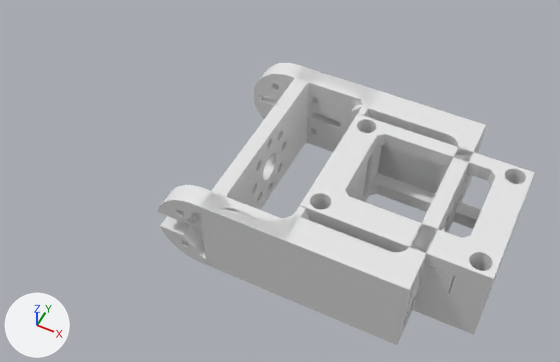
The Blender file public/mesh/Parts.blend: old version first, new version second.
The view is the same before and after, from a camera (50 mm lens) standing at (89.0, -160.3, 194.9) and looking at (10.2, -2.7, -2.1). The axes (+X, +Y, +Z) are drawn at lower left. The lights are the same throughout.

Script lines for the objects in view, before the commit:
```python
me_edmo1_1_arm_001 = bpy.data.meshes.new('EDMO1-1_Arm.001')
me_edmo1_1_arm_001.from_pydata(...)  # 4110 vertices, 8324 faces; spans x -36.5..36.5, y -67.0..17.0, z -15.0..15.0
me_edmo1_1_body_001 = bpy.data.meshes.new('EDMO1-1_Body.001')
me_edmo1_1_body_001.from_pydata(...)  # 3573 vertices, 7222 faces; spans x 0.0..86.8, y -36.5..36.5, z -15.0..15.0
ob_edmo1_1_arm = bpy.data.objects.new('EDMO1-1_Arm', me_edmo1_1_arm_001)
ob_edmo1_1_arm.location = (0.0, 0.0, 0.0)
ob_edmo1_1_arm.rotation_euler = (0.0, 0.0, 1.571)  # degrees (0, 0, 90)
ob_edmo1_1_body = bpy.data.objects.new('EDMO1-1_Body', me_edmo1_1_body_001)
ob_edmo1_1_body.location = (0.0, 0.0, 0.0)
```
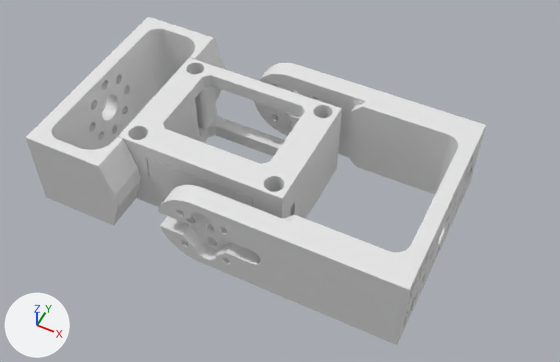
What differs and where, as boxes (x1, y1, x2, y2) in the pictures (560 x 362 px):
```json
{"object": "EDMO1-1_Body", "change": "mesh moved", "before": [200, 66, 535, 335], "after": [25, 17, 342, 226]}
```

The change, as JSON lines over the scene's bpy script:
```json
{"block": "me_edmo1_1_body_001", "where": "me_edmo1_1_body_001.from_pydata(...)  # 3573 vertices, 7222 faces; spans x 0.0..86.8, y -36.5..36.5, z -15.0..15.0"}
{"block": "me_edmo1_1_body_001", "where": "# used by ob_edmo1_1_body; location = (0.0, 0.0, 0.0)"}
{"block": "me_edmo1_1_body_001", "change": "me_edmo1_1_body_001 part 1: the whole mesh is moved by (-65.9, 0.0, 0.0)"}
```
